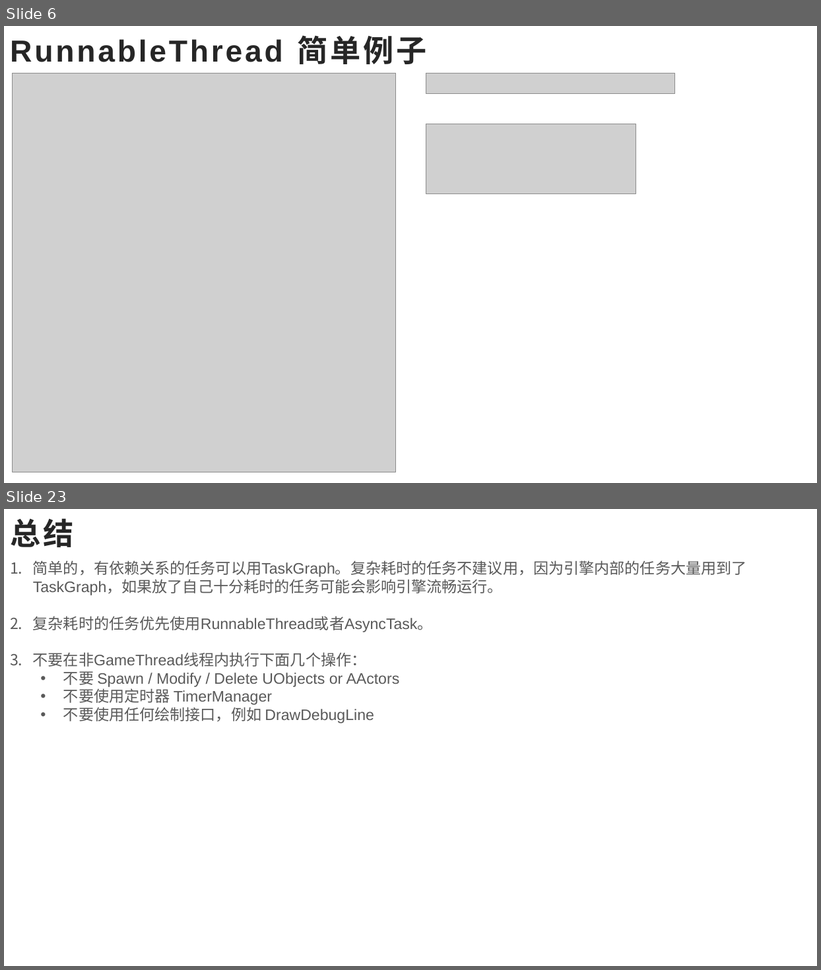
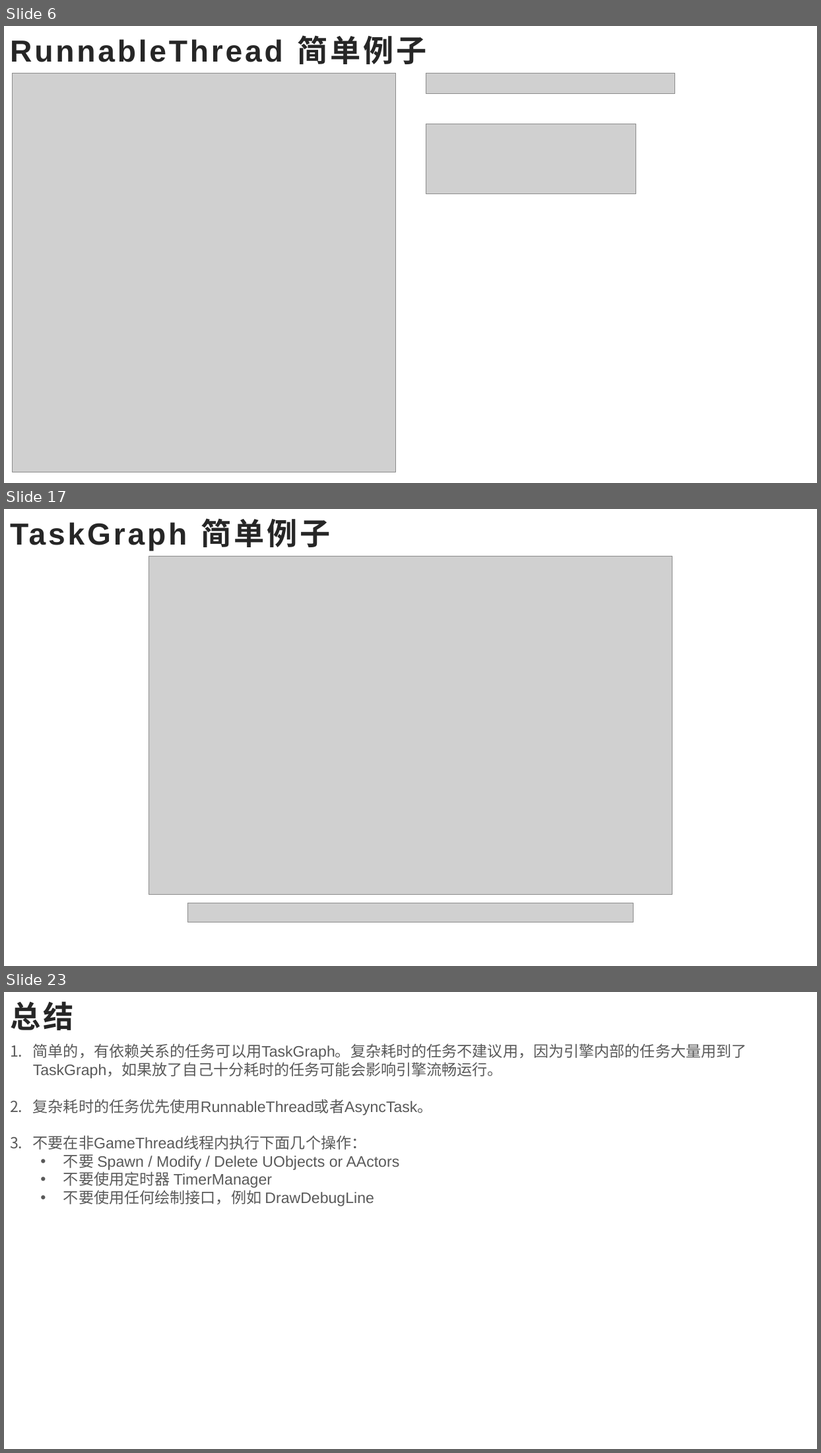
Before and after one commit to ZLam/LearnUE4, a slide deck: MultiThread/PPT/UE4_多线程.pptx. Shown one above the other, each under a label of ours: slides 6 and 23 before the commit, slides 6, 17 and 23 after it; the slides between them are not shown. The pictures are 821x970 and 821x1453 pixels, drawn with LibreOffice and Linux fonts; fonts in the diff are those of the drawing; grey boxes stand for pictures. Boxes give left, top, right and bottom in pixels: in the first picture for what was removed or moved away, otherwise in the second. Text is boxed around its words. In the diff, an @@ line names an element or a change of style, - is before the commit and + after.

```diff
--- a/MultiThread/PPT/UE4_多线程.pptx
+++ b/MultiThread/PPT/UE4_多线程.pptx
@@ slide 17 added at (x1=4, y1=509, x2=817, y2=966), background #FFFFFF @@
@@ title added at (x1=10, y1=518, x2=330, y2=551), 36 pt, text #262626, bold @@
+TaskGraph 简单例子
@@ picture added at (x1=149, y1=556, x2=673, y2=895) @@
@@ picture added at (x1=187, y1=904, x2=634, y2=923) @@
```
Also in this commit, not shown: 15 slides changed, 1 slide removed, 1 other file.
